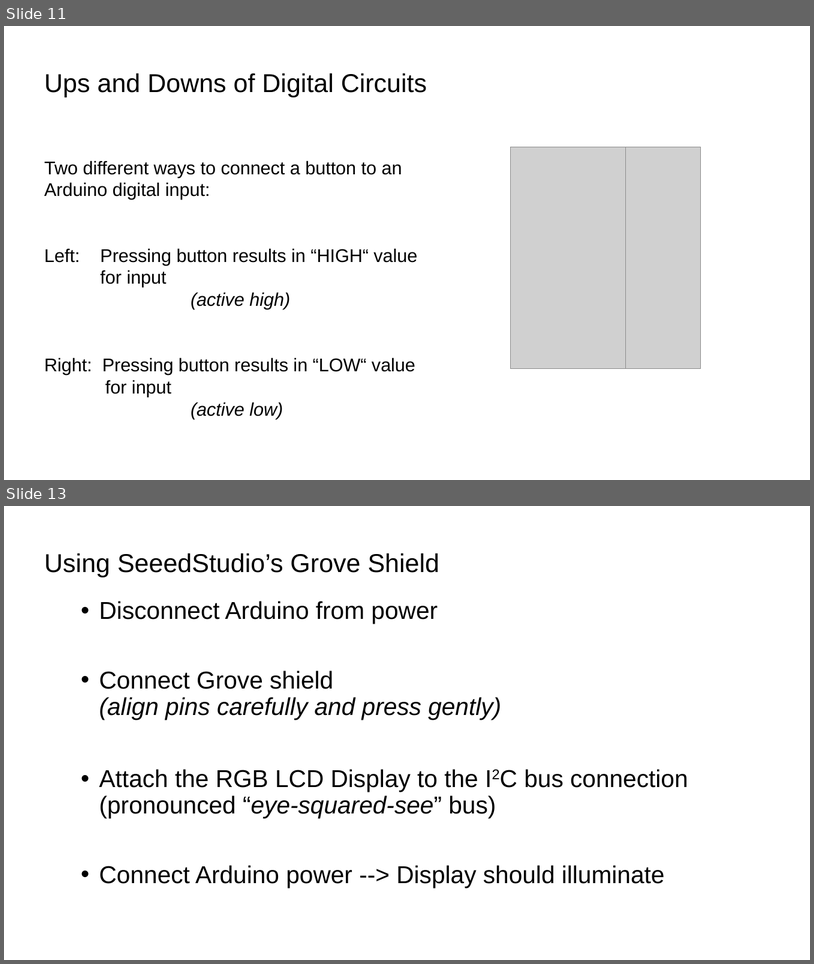
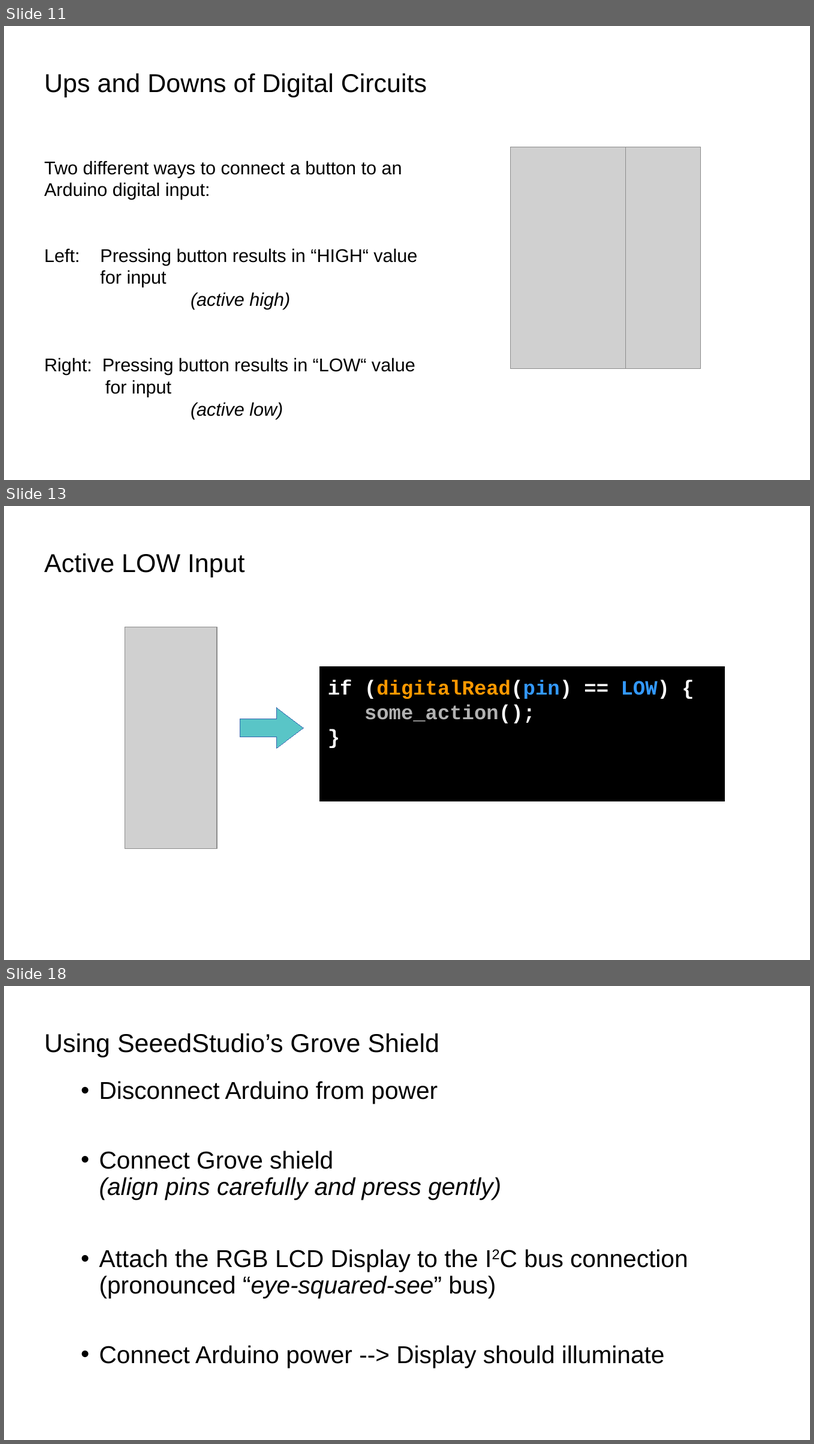
Before and after one commit to bradakelly/ArduinoDevelopmentWorkshop, a slide deck: CourseSlideshow.odp. Shown one above the other, each under a label of ours: slides 11 and 13 before the commit, slides 11, 13 and 18 after it; the slides between them are not shown. The pictures are 814x964 and 814x1444 pixels, drawn with LibreOffice and Linux fonts; fonts in the diff are those of the drawing; grey boxes stand for pictures; background and template pictures are left out. Boxes give left, top, right and bottom in pixels: in the first picture for what was removed or moved away, otherwise in the second. Text is boxed around its words. In the diff, an @@ line names an element or a change of style, - is before the commit and + after.

Commit message:
ADded schematics and analog input slides

```diff
--- a/CourseSlideshow.odp
+++ b/CourseSlideshow.odp
@@ slide 13 added at [4,506,810,960], background picture (left out) @@
@@ title added at [44,553,245,577], 25.4 pt, text #000000 @@
+Active LOW Input
@@ picture added at [125,627,217,849] @@
@@ rectangle added at [321,667,724,799], fill #000000, outline #000000 2.49 pt, 20 pt, text #FFFFFF, bold @@
+if (digitalRead(pin) == LOW) {
+some_action();
+}
@@ right arrow added at [240,708,304,748], fill #59C5C7, outline #3465AF 0 pt @@
@@ what was slide 13 is now slide 18 @@
```
Also in this commit, not shown: 5 slides changed, 4 other slides added.
